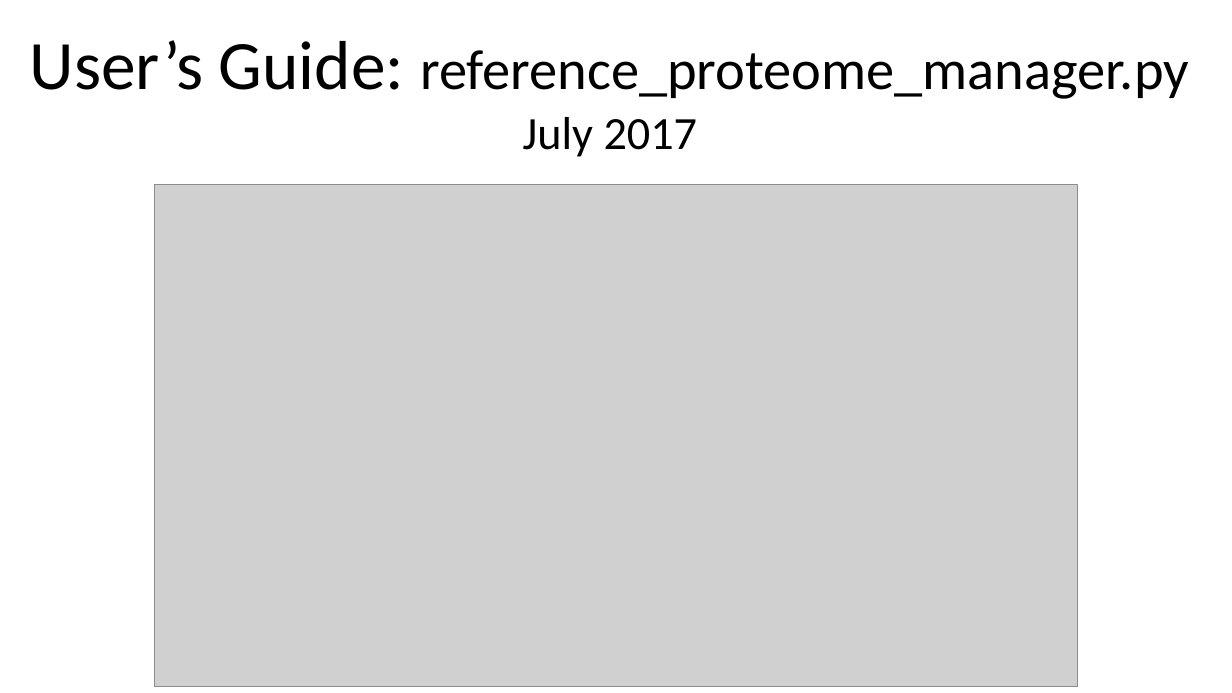
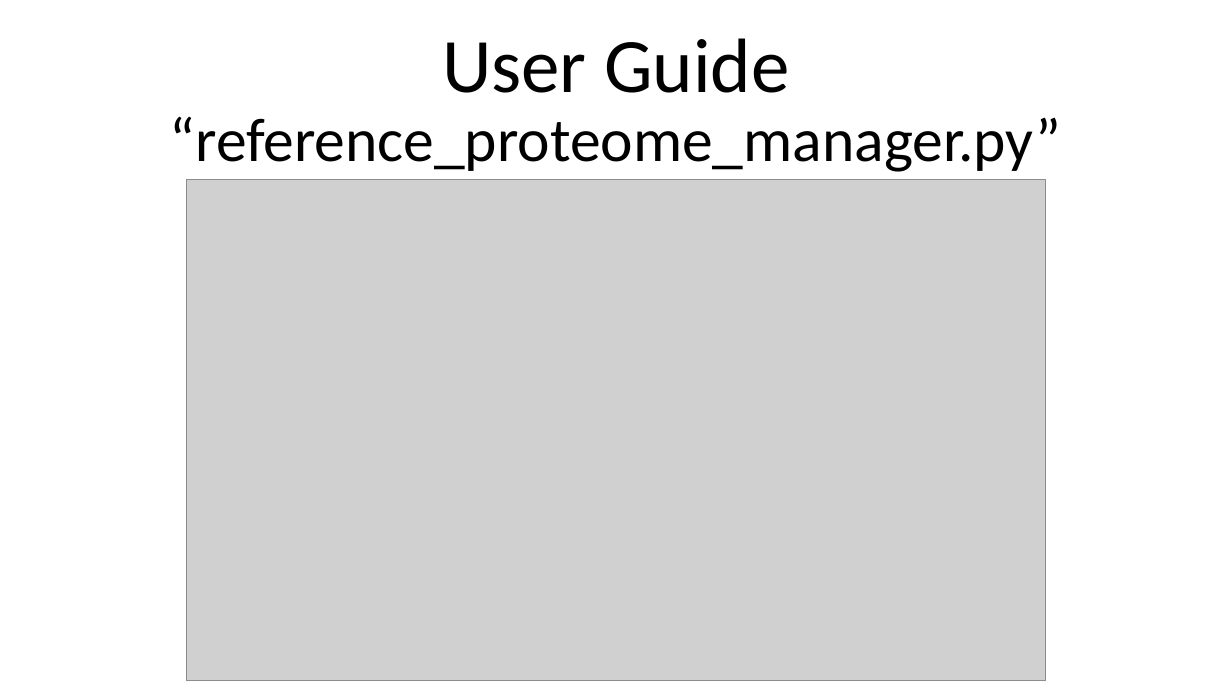
Before and after one commit to lily-liang12/Reference_Proteome_Manager, a slide deck: slide 1 of Reference_Proteome_Manager_UniProt/User_Guide_UniProt.pptx. Drawn at 1232x693 pixels with LibreOffice and Linux fonts; fonts in the diff are those of the drawing; grey boxes stand for pictures. Boxes give left, top, right and bottom in pixels: in the first picture for what was removed or moved away, otherwise in the second. Text is boxed around its words. In the diff, an @@ line names an element or a change of style, - is before the commit and + after.

```diff
--- a/Reference_Proteome_Manager_UniProt/User_Guide_UniProt.pptx
+++ b/Reference_Proteome_Manager_UniProt/User_Guide_UniProt.pptx
@@ title at [170,38,1062,172]: text changed; size 44 to 48 pt @@
-User’s Guide: reference_proteome_manager.py
-July 2017
+User Guide
+“reference_proteome_manager.py”
@@ picture: place and size @@
-picture at [155,185,1079,687]
+picture at [187,180,1046,681]
```
Also in this commit, not shown: 6 other slides changed, 1 slide added, 6 slides removed.
